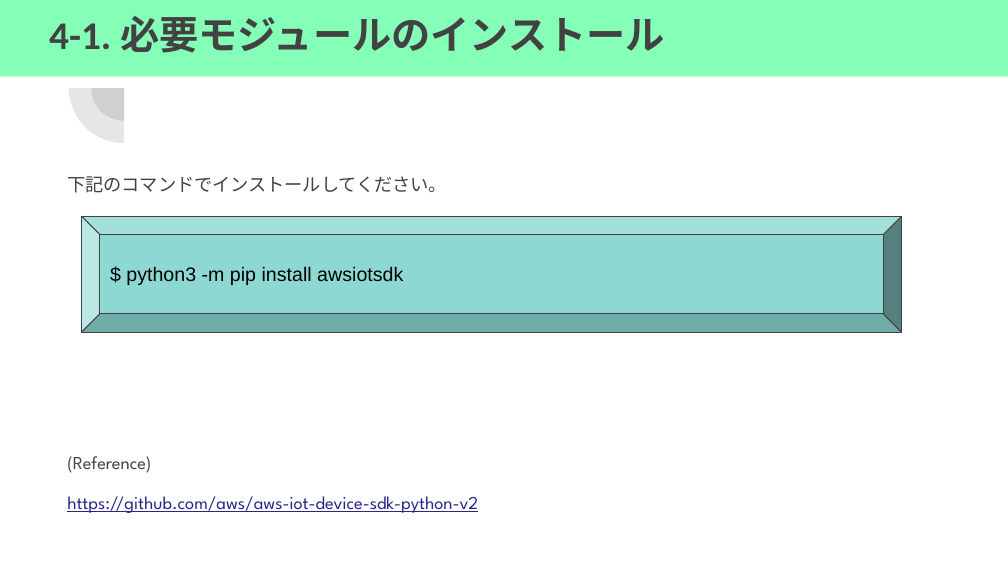
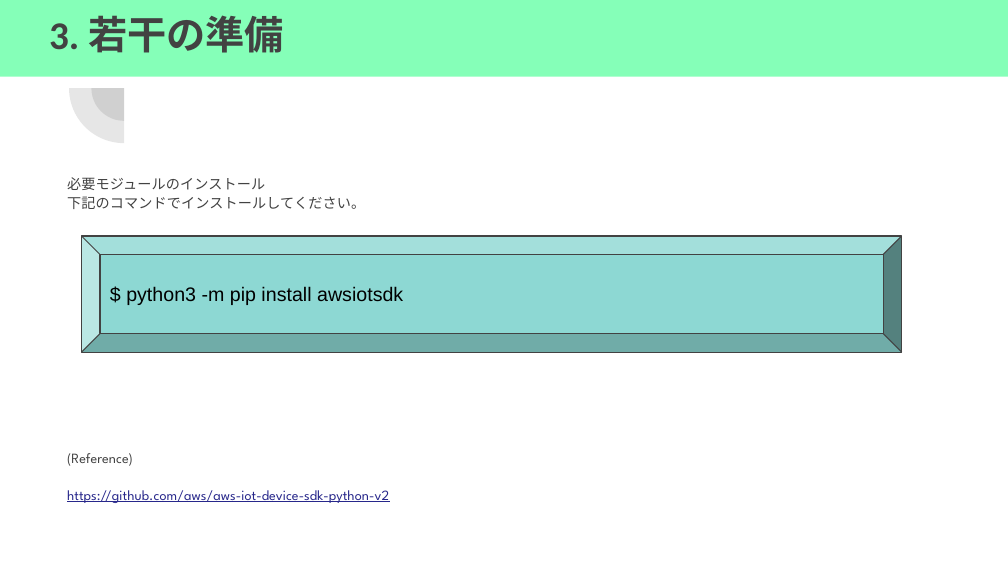
Before and after one commit to f-mio/ICTClub_uexc, a slide deck: slide 7 of 20211019_AWS_iotcore/20211019_ICT同好会_AWS_IoTCore.pptx (slide 10 before the commit). Drawn at 1008x567 pixels with LibreOffice and Linux fonts; fonts in the diff are those of the drawing. Boxes give left, top, right and bottom in pixels: in the first picture for what was removed or moved away, otherwise in the second. Text is boxed around its words. In the diff, an @@ line names an element or a change of style, - is before the commit and + after.

```diff
--- a/20211019_AWS_iotcore/20211019_ICT同好会_AWS_IoTCore.pptx
+++ b/20211019_AWS_iotcore/20211019_ICT同好会_AWS_IoTCore.pptx
@@ rectangle "3. 若干の準備" at [0,0,1008,77]: title to rectangle @@
@@ text in rectangle at [49,15,284,53]: text changed @@
-4-1. 必要モジュールのインストール
+3. 若干の準備
@@ text at [67,177,265,190]: paragraph added @@
+必要モジュールのインストール
@@ text at [67,196,389,503]: size 13 to 10.1 pt in "下記のコマンドでインストールしてください。", "(Reference)", "https://github.com/aws/aws-iot-device-sdk-python-v2"; line spacing 1.05 to 1.15 @@
@@ bevel "$ python3 -m pip install ...": place and size @@
-bevel "$ python3 -m pip install ..." at [82,216,902,332]
+bevel "$ python3 -m pip install ..." at [82,236,902,352]
```
Also in this commit, not shown: 7 other slides changed, 5 slides removed, 2 other files.
